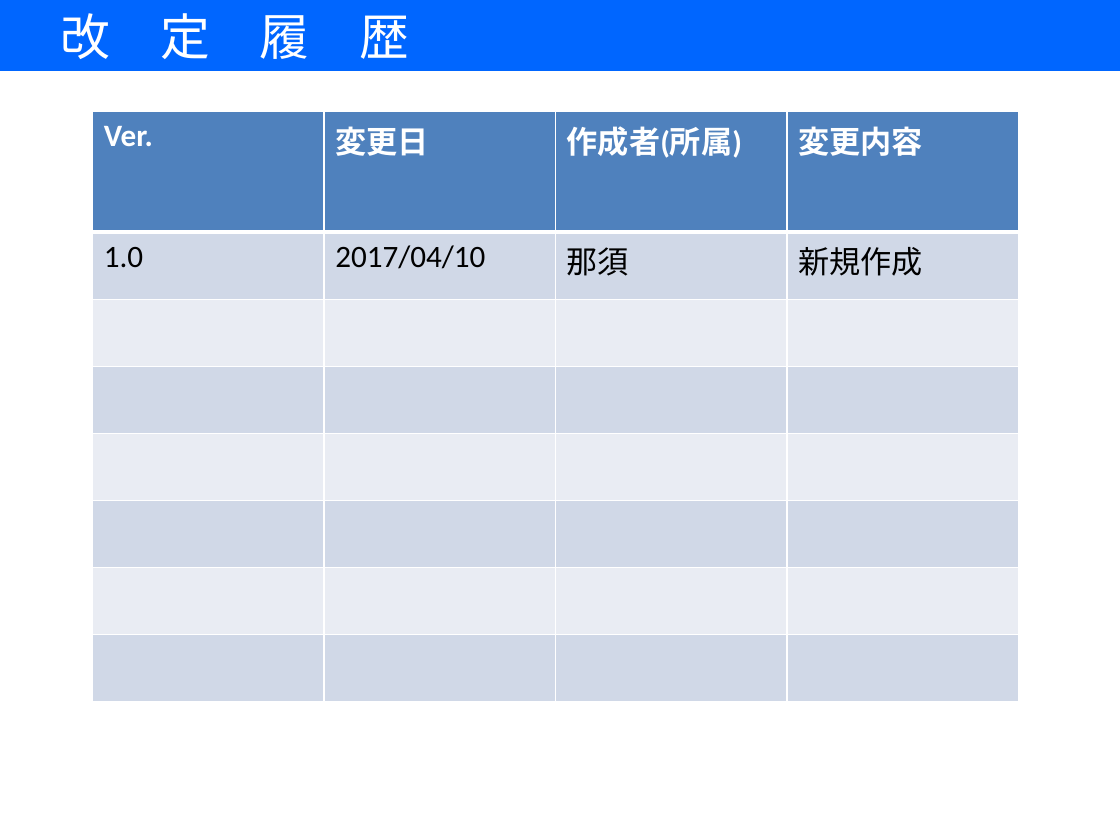
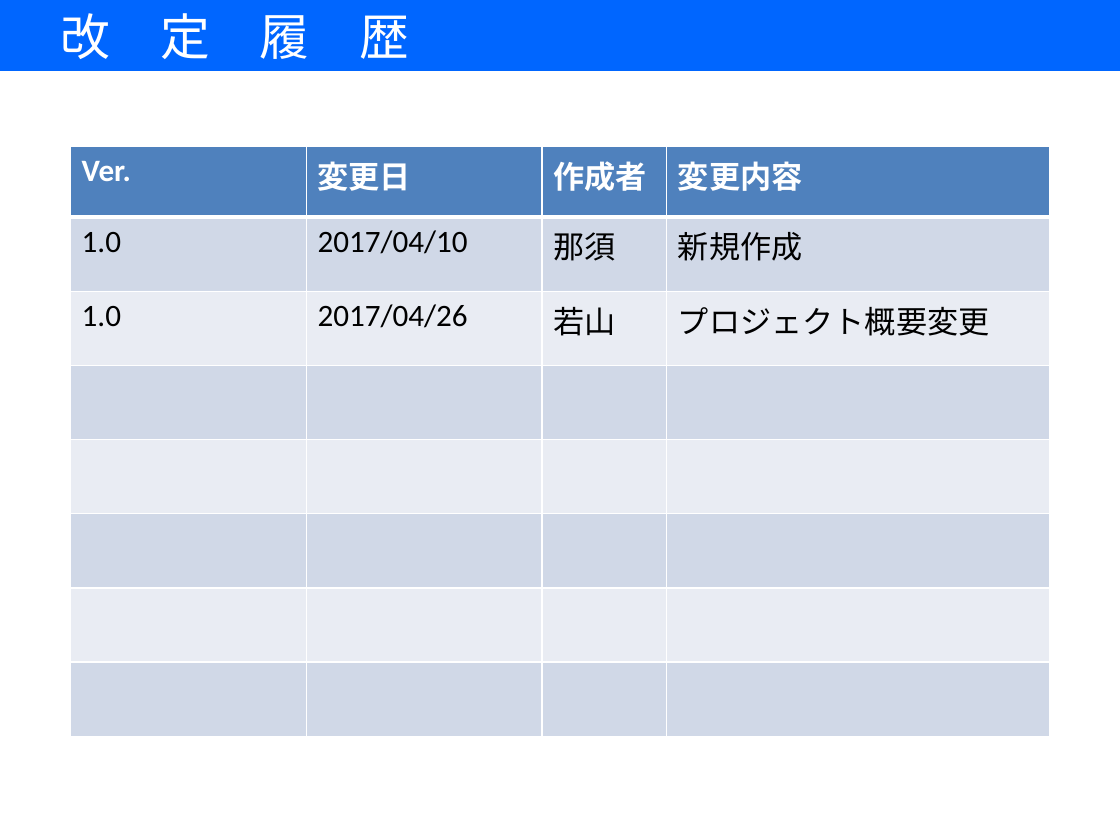
Before and after one commit to 7057547/RemoteMonitoringSystem, a slide deck: slide 2 of DOC/05作成資料/00開発計画書/【遠隔監視システム開発】開発計画書.pptx. Drawn at 1120x840 pixels with LibreOffice and Linux fonts; fonts in the diff are those of the drawing. Boxes give left, top, right and bottom in pixels: in the first picture for what was removed or moved away, otherwise in the second. Text is boxed around its words. In the diff, an @@ line names an element or a change of style, - is before the commit and + after.

Commit message:
開発計画書変更
プロジェクト概要の変更と軽微文言修正。

```diff
--- a/DOC/05作成資料/00開発計画書/【遠隔監視システム開発】開発計画書.pptx
+++ b/DOC/05作成資料/00開発計画書/【遠隔監視システム開発】開発計画書.pptx
@@ table at (x1=71, y1=147, x2=1051, y2=737) @@
-row 1, column 3: 作成者(所属)
+row 1, column 3: 作成者
+row 3: 1.0 | 2017/04/26 | 若山 | プロジェクト概要変更
-row 8:  |  |  | 
@@ table resized from (x1=93, y1=111, x2=1020, y2=702) to (x1=71, y1=147, x2=1051, y2=737) @@
```
Also in this commit, not shown: 6 other slides changed.
